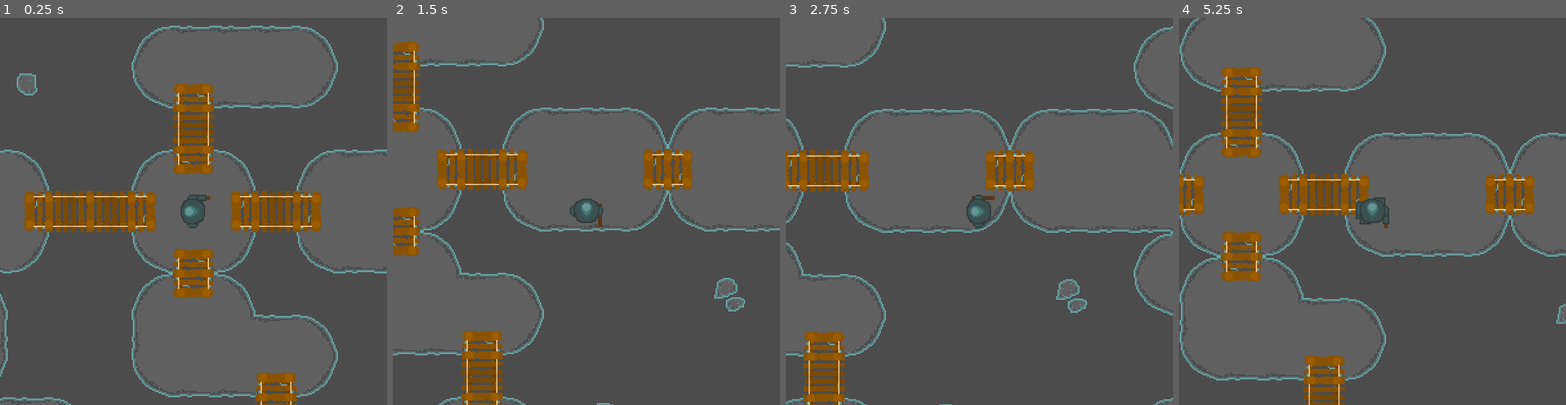
Above: before the commit, frames 1-4 (left to right).
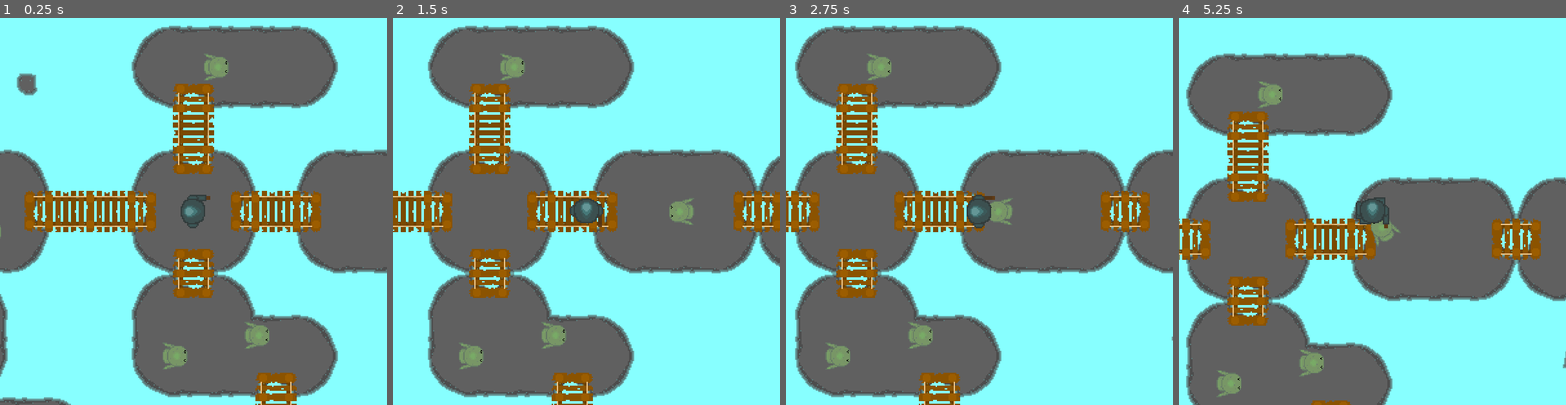
Above: after the commit, the same moments.

Repository: the-alex-g/7DRL_2021
Game: Godot game, scene res://Main/Main.tscn
Same seed, same stepped clock (60 frames per second), same inputs: the game is played once before the commit and once after it. Before the commit the project has no main scene; this scene is started directly in both runs.
Inputs:
- Up to frame 1 (0.25 s): no input
- Up to frame 2 (1.5 s): tap Enter at 0.5 s; hold D (right) 0.53-1.28 s; hold S (down) from 1.28 s (still down)
- Up to frame 3 (2.75 s): release S (down) at 2.03 s; hold D (right) from 2.03 s (still down)
- Up to frame 4 (5.25 s): release D (right) at 2.78 s; hold Up (up) 2.78-3.53 s; hold A (left) 3.53-5.03 s; hold S (down) from 5.03 s (still down)

The runs differ from the first frame. In frame 1, 54% of the frame differs, in the area x 0-100%, y 0-100%; in frame 2, 68%; in frame 3, 66%; in frame 4, 68%.

Commit message:
Add enemies

Diff:
--- /dev/null
+++ b/project/Enemies/Boulderman.tscn
@@ -0,0 +1,54 @@
+[gd_scene load_steps=10 format=2]
+
+[ext_resource path="res://Enemies/Enemy.gd" type="Script" id=1]
+[ext_resource path="res://Art/Boulderman.png" type="Texture" id=2]
+
+[sub_resource type="CircleShape2D" id=1]
+
+[sub_resource type="AtlasTexture" id=2]
+atlas = ExtResource( 2 )
+region = Rect2( 0, 0, 32, 32 )
+
+[sub_resource type="AtlasTexture" id=3]
+atlas = ExtResource( 2 )
+region = Rect2( 0, 0, 32, 32 )
+
+[sub_resource type="AtlasTexture" id=4]
+atlas = ExtResource( 2 )
+region = Rect2( 32, 0, 32, 32 )
+
+[sub_resource type="AtlasTexture" id=5]
+atlas = ExtResource( 2 )
+region = Rect2( 0, 32, 32, 32 )
+
+[sub_resource type="AtlasTexture" id=6]
+atlas = ExtResource( 2 )
+region = Rect2( 32, 32, 32, 32 )
+
+[sub_resource type="SpriteFrames" id=7]
+animations = [ {
+"frames": [ SubResource( 2 ) ],
+"loop": true,
+"name": "bman_idle",
+"speed": 5.0
+}, {
+"frames": [ SubResource( 3 ), SubResource( 4 ), SubResource( 5 ), SubResource( 6 ) ],
+"loop": true,
+"name": "bman_walk",
+"speed": 5.0
+} ]
+
+[node name="Boulderman" type="KinematicBody2D"]
+scale = Vector2( 0.75, 0.75 )
+script = ExtResource( 1 )
+__meta__ = {
+"_editor_description_": ""
+}
+speed = 50
+
+[node name="CollisionShape2D" type="CollisionShape2D" parent="."]
+shape = SubResource( 1 )
+
+[node name="AnimatedSprite" type="AnimatedSprite" parent="."]
+frames = SubResource( 7 )
+animation = "bman_idle"
--- /dev/null
+++ b/project/Enemies/Enemy.gd
@@ -0,0 +1,35 @@
+class_name Enemy
+extends KinematicBody2D
+
+# signals
+
+# enums
+enum State {ACTIVE, DEAD, IDLE}
+
+# constants
+
+# exported variables
+export var speed = 100
+
+# variables
+var _ignore
+var _state = State.IDLE
+var _target_position := Vector2.ZERO
+var active := false
+
+# onready variables
+
+func _process(delta)->void:
+	if _state == State.IDLE:
+		if active:
+			_state = State.ACTIVE
+		else: return
+	elif _state == State.ACTIVE:
+		var direction := _target_position-get_global_transform().origin
+		rotation = direction.angle()
+		var velocity:Vector2 = direction.normalized()*speed*delta
+		_ignore = move_and_collide(velocity)
+
+
+func _on_update_player_position(new_position)->void:
+	_target_position = new_position
--- a/project/Main/Main.gd
+++ b/project/Main/Main.gd
@@ -2,6 +2,7 @@
 
 # signals
 signal update_bridges
+signal update_player_position(new_position)
 # enums
 
 # constants
@@ -12,11 +13,19 @@
 var _ignore
 
 # onready variables
+onready var _enemies := $Enemies
+
 
 func _on_spawn_player(player:KinematicBody2D)->void:
+	_ignore = player.connect("update_position", self, "_on_update_position")
 	call_deferred("add_child", player)
 
 
 func _on_spawn_enemies(enemies:Array)->void:
 	for enemy in enemies:
+		_ignore = connect("update_player_position", enemy, "_on_update_player_position")
 		call_deferred("add_child", enemy)
+
+
+func _on_update_position(player_position)->void:
+	emit_signal("update_player_position", player_position)
--- a/project/Main/Main.tscn
+++ b/project/Main/Main.tscn
@@ -7,4 +7,6 @@
 script = ExtResource( 2 )
 
 [node name="MapGenerator" parent="." instance=ExtResource( 1 )]
+
+[node name="Enemies" type="Node2D" parent="."]
 [connection signal="update_bridges" from="." to="MapGenerator" method="_on_Main_update_bridges"]
--- a/project/Map/MapGenerator.tscn
+++ b/project/Map/MapGenerator.tscn
@@ -5,4 +5,14 @@
 [node name="MapGenerator" type="Node2D"]
 script = ExtResource( 1 )
 
+[node name="ColorRect" type="ColorRect" parent="."]
+margin_left = -699.0
+margin_top = -428.0
+margin_right = 1192.0
+margin_bottom = 940.0
+color = Color( 0.529412, 1, 1, 1 )
+__meta__ = {
+"_edit_use_anchors_": false
+}
+
 [node name="MapSegments" type="Node2D" parent="."]
--- /dev/null
+++ b/project/Map/TileSegments/IslandArea.gd
@@ -0,0 +1,26 @@
+extends Area2D
+
+# signals
+
+# enums
+
+# constants
+
+# exported variables
+
+# variables
+var _ignore
+
+# onready variables
+
+
+func _ready()->void:
+	_ignore = connect("body_entered", self, "_on_Area2D_body_entered")
+
+
+func _on_Area2D_body_entered(body)->void:
+	if body is Player:
+		var bodies := get_overlapping_bodies()
+		for body in bodies:
+			if body is Enemy:
+				body.active = true
--- a/project/Map/TileSegments/IslandTiles.tres
+++ b/project/Map/TileSegments/IslandTiles.tres
@@ -23,37 +23,37 @@
 [sub_resource type="ConvexPolygonShape2D" id=7]
 points = PoolVector2Array( 0.65274, 26.9838, 30.7453, 25.8264, 30.7453, 30.456, 1.23145, 31.6134 )
 
+[sub_resource type="ConvexPolygonShape2D" id=8]
+points = PoolVector2Array( 0, 0, 32, 0, 32, 3.83313, 0, 3.35089 )
+
+[sub_resource type="ConvexPolygonShape2D" id=9]
+points = PoolVector2Array( 0, 27.9458, 32, 27.4635, 32, 32, 0, 32 )
+
+[sub_resource type="ConvexPolygonShape2D" id=10]
+points = PoolVector2Array( 0, 0, 32, 0, 32, 4.79764, 0, 4.3154 )
+
+[sub_resource type="ConvexPolygonShape2D" id=11]
+points = PoolVector2Array( 0, 26.499, 32, 26.9813, 32, 32, 0, 32 )
+
+[sub_resource type="ConvexPolygonShape2D" id=12]
+points = PoolVector2Array( 0, 28.0156, 32, 27.0511, 32, 32, 0, 32 )
+
 [sub_resource type="ConvexPolygonShape2D" id=13]
-points = PoolVector2Array( 0, 0, 32, 0, 32, 3.83313, 0, 3.35089 )
+points = PoolVector2Array( 0, 0, 32, 0, 32, 4.38522, 0, 4.86746 )
 
 [sub_resource type="ConvexPolygonShape2D" id=14]
-points = PoolVector2Array( 0, 27.9458, 32, 27.4635, 32, 32, 0, 32 )
+points = PoolVector2Array( 6.50461, 7.93982, 32, 0, 12.8703, 14.8843, 0, 32 )
 
 [sub_resource type="ConvexPolygonShape2D" id=15]
-points = PoolVector2Array( 0, 0, 32, 0, 32, 4.79764, 0, 4.3154 )
+points = PoolVector2Array( 0, 0, 13.1481, 19.0533, 32, 32, 8.51849, 24.8403 )
 
 [sub_resource type="ConvexPolygonShape2D" id=16]
-points = PoolVector2Array( 0, 26.499, 32, 26.9813, 32, 32, 0, 32 )
+points = PoolVector2Array( 18.7639, 20.7893, 32, 0, 22.8148, 25.419, 0, 32 )
 
 [sub_resource type="ConvexPolygonShape2D" id=17]
-points = PoolVector2Array( 0, 28.0156, 32, 27.0511, 32, 32, 0, 32 )
+points = PoolVector2Array( 0, 0, 23.8009, 9.79398, 32, 32, 18.0139, 13.8449 )
 
 [sub_resource type="ConvexPolygonShape2D" id=18]
-points = PoolVector2Array( 0, 0, 32, 0, 32, 4.38522, 0, 4.86746 )
-
-[sub_resource type="ConvexPolygonShape2D" id=8]
-points = PoolVector2Array( 6.50461, 7.93982, 32, 0, 12.8703, 14.8843, 0, 32 )
-
-[sub_resource type="ConvexPolygonShape2D" id=9]
-points = PoolVector2Array( 0, 0, 13.1481, 19.0533, 32, 32, 8.51849, 24.8403 )
-
-[sub_resource type="ConvexPolygonShape2D" id=10]
-points = PoolVector2Array( 18.7639, 20.7893, 32, 0, 22.8148, 25.419, 0, 32 )
-
-[sub_resource type="ConvexPolygonShape2D" id=11]
-points = PoolVector2Array( 0, 0, 23.8009, 9.79398, 32, 32, 18.0139, 13.8449 )
-
-[sub_resource type="ConvexPolygonShape2D" id=12]
 points = PoolVector2Array( 0, 0, 4.53238, 0, 5.11108, 32, 0, 32 )
 
 [resource]
--- a/project/Map/TileSegments/NormalSegment.gd
+++ b/project/Map/TileSegments/NormalSegment.gd
@@ -1,14 +1,39 @@
 extends MapSegment
 
 # signals
-signal spawn_enemies
+signal spawn_enemies(enemies)
 
 # enums
 
 # constants
+const ENEMIES := [
+	"res://Enemies/Boulderman.tscn"
+]
 
 # exported variables
+export var _time_before_enemies_respawn := 240
 
 # variables
+var _max_enemies := 0
+var current_enemies := 0
 
 # onready variables
+onready var _enemy_spawn_points := $EnemySpawnPoints
+onready var _timer := $Timer
+
+
+func _ready()->void:
+	_max_enemies = _enemy_spawn_points.get_child_count()
+	_spawn_enemies()
+
+
+func _spawn_enemies()->void:
+	var enemies := []
+	for spawn_point in _enemy_spawn_points.get_children():
+		var enemy_index := randi()%ENEMIES.size()
+		var enemy_path:String = ENEMIES[enemy_index]
+		var enemy:KinematicBody2D = load(enemy_path).instance()
+		current_enemies += 1
+		enemy.position = spawn_point.get_global_transform().origin
+		enemies.append(enemy)
+	emit_signal("spawn_enemies", enemies)
--- a/project/Map/TileSegments/Segment0.tscn
+++ b/project/Map/TileSegments/Segment0.tscn
@@ -1,7 +1,8 @@
-[gd_scene load_steps=3 format=2]
+[gd_scene load_steps=4 format=2]
 
 [ext_resource path="res://Map/TileSegments/NormalSegment.gd" type="Script" id=1]
 [ext_resource path="res://Map/TileSegments/IslandTiles.tres" type="TileSet" id=2]
+[ext_resource path="res://Map/TileSegments/IslandArea.gd" type="Script" id=3]
 
 [node name="Segment0" type="Node2D"]
 script = ExtResource( 1 )
@@ -11,3 +12,24 @@
 cell_size = Vector2( 32, 32 )
 format = 1
 tile_data = PoolIntArray( 4, 13, 0, 65539, 5, 0, 65540, 17, 0, 65541, 8, 0, 65543, 29, 0, 131075, 6, 0, 131076, 15, 0,  …(537 unchanged characters)…
+
+[node name="EnemySpawnPoints" type="Node2D" parent="."]
+
+[node name="Position2D" type="Position2D" parent="EnemySpawnPoints"]
+position = Vector2( 48, 128 )
+
+[node name="Position2D2" type="Position2D" parent="EnemySpawnPoints"]
+position = Vector2( 112, 160 )
+
+[node name="Position2D3" type="Position2D" parent="EnemySpawnPoints"]
+position = Vector2( 208, 160 )
+
+[node name="Timer" type="Timer" parent="."]
+
+[node name="IslandAreas" type="Node2D" parent="."]
+
+[node name="Area2D" type="Area2D" parent="IslandAreas"]
+script = ExtResource( 3 )
+
+[node name="CollisionPolygon2D" type="CollisionPolygon2D" parent="IslandAreas/Area2D"]
+polygon = PoolVector2Array( 16, 96, 112, 96, 128, 112, 128, 128, 192, 128, 192, 112, 208, 96, 240, 96, 256, 112, 256, 176, 240, 192, 16, 192, 0, 176, 0, 112 )
--- a/project/Map/TileSegments/StartSegment.tscn
+++ b/project/Map/TileSegments/StartSegment.tscn
@@ -1,7 +1,8 @@
-[gd_scene load_steps=3 format=2]
+[gd_scene load_steps=4 format=2]
 
 [ext_resource path="res://Map/TileSegments/IslandTiles.tres" type="TileSet" id=1]
 [ext_resource path="res://Map/TileSegments/StartSegment.gd" type="Script" id=2]
+[ext_resource path="res://Map/TileSegments/IslandArea.gd" type="Script" id=3]
 
 [node name="StartSegment" type="Node2D"]
 script = ExtResource( 2 )
@@ -14,3 +15,45 @@
 
 [node name="PlayerStart" type="Position2D" parent="."]
 position = Vector2( 80, 144 )
+
+[node name="EnemySpawnPoints" type="Node2D" parent="."]
+
+[node name="Position2D" type="Position2D" parent="EnemySpawnPoints"]
+position = Vector2( 96, 32 )
+
+[node name="Position2D2" type="Position2D" parent="EnemySpawnPoints"]
+position = Vector2( 64, 256 )
+
+[node name="Position2D3" type="Position2D" parent="EnemySpawnPoints"]
+position = Vector2( 128, 240 )
+
+[node name="Position2D4" type="Position2D" parent="EnemySpawnPoints"]
+position = Vector2( 240, 144 )
+
+[node name="Timer" type="Timer" parent="."]
+
+[node name="IslandAreas" type="Node2D" parent="."]
+
+[node name="Area2D" type="Area2D" parent="IslandAreas"]
+script = ExtResource( 3 )
+
+[node name="CollisionPolygon2D" type="CollisionPolygon2D" parent="IslandAreas/Area2D"]
+polygon = PoolVector2Array( 48, 0, 32, 16, 32, 32, 32, 48, 48, 64, 64, 64, 176, 64, 192, 48, 192, 16, 176, 0 )
+
+[node name="Area2D2" type="Area2D" parent="IslandAreas"]
+script = ExtResource( 3 )
+
+[node name="CollisionPolygon2D" type="CollisionPolygon2D" parent="IslandAreas/Area2D2"]
+position = Vector2( 0, 224 )
+polygon = PoolVector2Array( 112, -32, 48, -32, 32, -16, 32, 48, 48, 64, 176, 64, 192, 48, 192, 16, 176, 0, 128, 0, 128, -16 )
+
+[node name="Area2D3" type="Area2D" parent="IslandAreas"]
+position = Vector2( 128, -96 )
+script = ExtResource( 3 )
+
+[node name="CollisionPolygon2D" type="CollisionPolygon2D" parent="IslandAreas/Area2D3"]
+position = Vector2( 0, 224 )
+polygon = PoolVector2Array( 48, -32, 32, -16, 32, 48, 48, 64, 144, 64, 160, 48, 160, -16, 144, -32 )
+[connection signal="body_entered" from="IslandAreas/Area2D" to="IslandAreas/Area2D" method="_on_Area2D_body_entered"]
+[connection signal="body_entered" from="IslandAreas/Area2D2" to="IslandAreas/Area2D2" method="_on_Area2D_body_entered"]
+[connection signal="body_entered" from="IslandAreas/Area2D3" to="IslandAreas/Area2D3" method="_on_Area2D_body_entered"]
--- a/project/Player/Player.gd
+++ b/project/Player/Player.gd
@@ -2,13 +2,14 @@
 extends KinematicBody2D
 
 # signals
+signal update_position(new_position)
 
 # enums
 
 # constants
 
 # exported variables
-export var _speed := 200
+export var _speed := 100
 
 # variables
 var _ignore
@@ -34,6 +35,7 @@
 		rotation = velocity.angle()
 		velocity *= _speed*delta
 		_ignore = move_and_collide(velocity)
+		emit_signal("update_position", get_global_transform().origin)
 	_get_animation(velocity)
 
 
--- a/project/project.godot
+++ b/project/project.godot
@@ -9,6 +9,11 @@
 config_version=4
 
 _global_script_classes=[ {
+"base": "KinematicBody2D",
+"class": "Enemy",
+"language": "GDScript",
+"path": "res://Enemies/Enemy.gd"
+}, {
 "base": "Node2D",
 "class": "MapSegment",
 "language": "GDScript",
@@ -20,6 +25,7 @@
 "path": "res://Player/Player.gd"
 } ]
 _global_script_class_icons={
+"Enemy": "",
 "MapSegment": "",
 "Player": ""
 }
@@ -27,6 +33,7 @@
 [application]
 
 config/name="7DRL"
+run/main_scene="res://Main/Main.tscn"
 config/icon="res://icon.png"
 
 [display]
Not shown: 11 places in project/Map/TileSegments/IslandTiles.tres that only renumber resources
